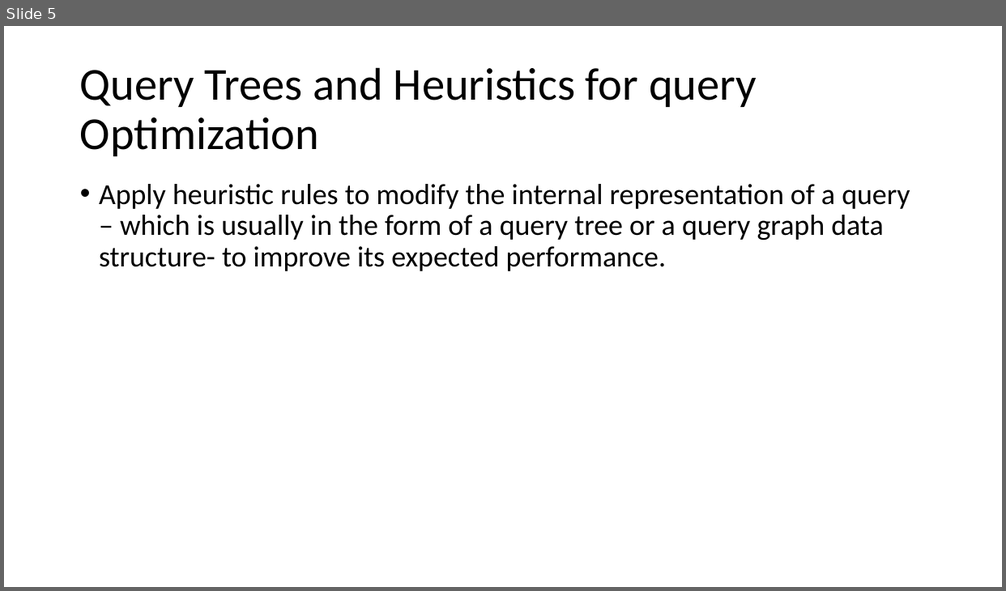
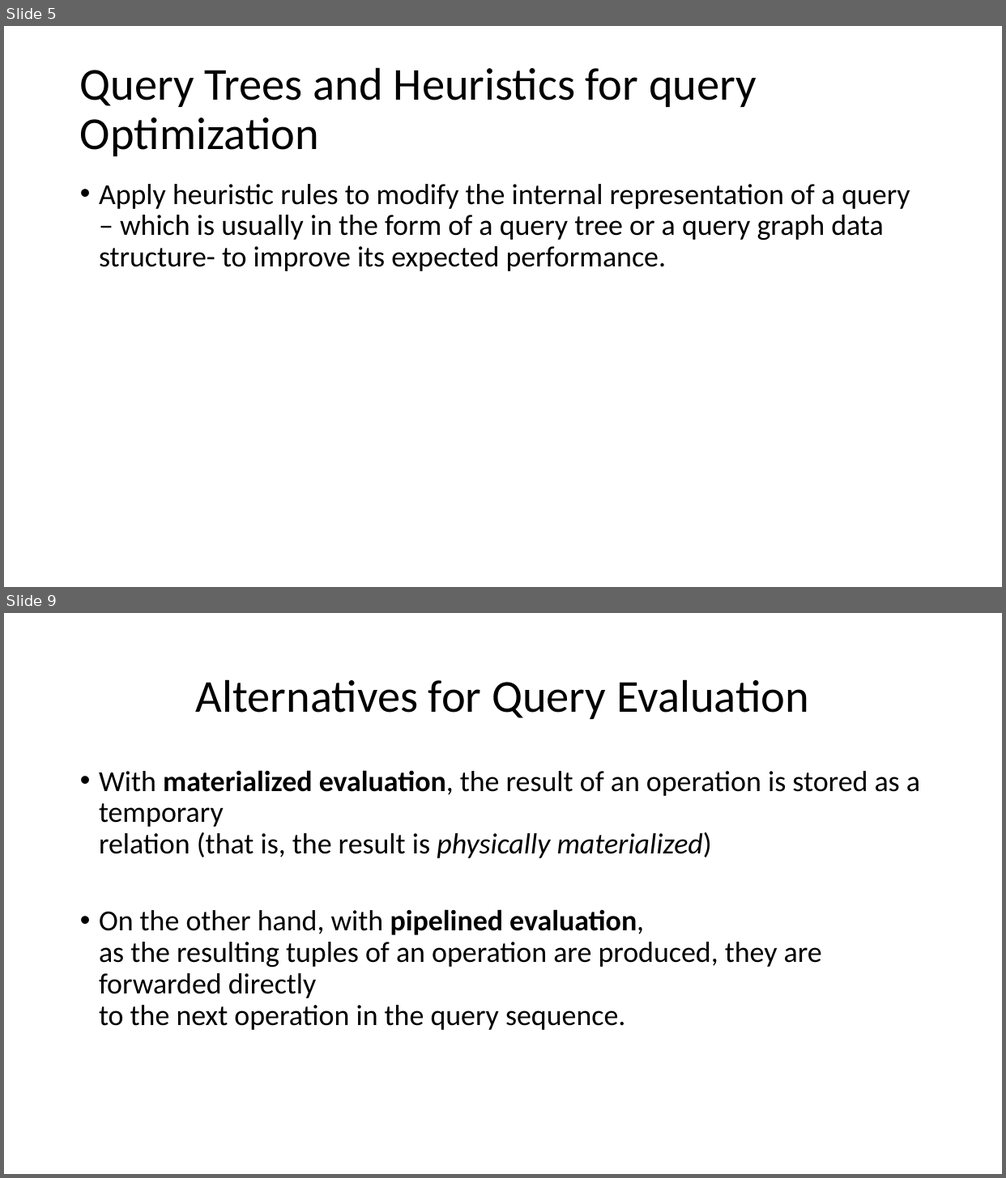
Before and after one commit to longnguyencse/master17-database-advace, a slide deck: Database advance.pptx. Shown one above the other, each under a label of ours: slide 5 before the commit, slides 5 and 9 after it; the slides between them are not shown. The pictures are 1006x591 and 1006x1178 pixels, drawn with LibreOffice and Linux fonts; fonts in the diff are those of the drawing. Boxes give left, top, right and bottom in pixels: in the first picture for what was removed or moved away, otherwise in the second. Text is boxed around its words. In the diff, an @@ line names an element or a change of style, - is before the commit and + after.

```diff
--- a/Database advance.pptx
+++ b/Database advance.pptx
@@ slide 9 added at (4,613,1002,1174), background #FFFFFF @@
@@ title added at (196,679,809,719), 44 pt, text #000000 @@
+Alternatives for Query Evaluation
@@ text added at (99,770,920,1030), 28 pt, text #000000 @@
+• With materialized evaluation, the result of an operation is stored as a temporary
+  relation (that is, the result is physically materialized)
+• On the other hand, with pipelined evaluation,
+  as the resulting tuples of an operation are produced, they are forwarded directly
+  to the next operation in the query sequence.
```
Also in this commit, not shown: 1 slide changed, 5 other slides added, 1 slide removed.
